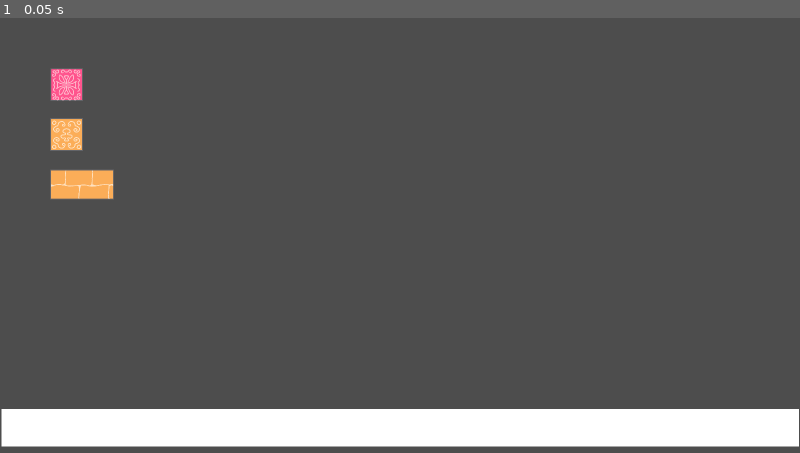
Above: before the commit, frame 1.
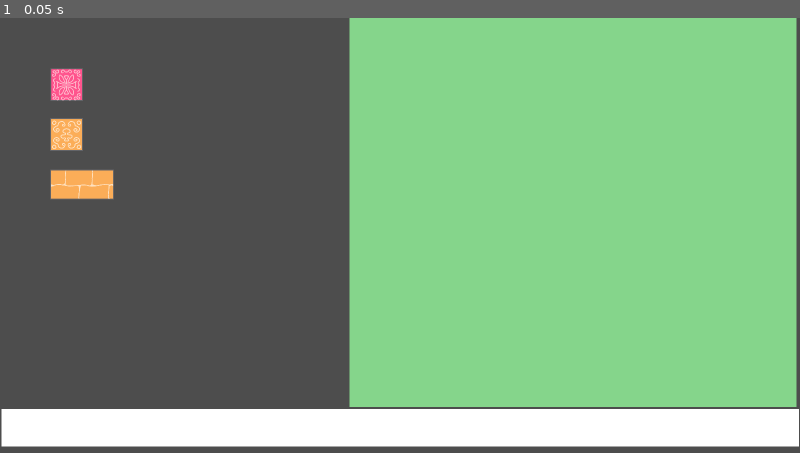
Above: after the commit, the same moment.

Repository: yjin910517/godot-physics-toys
Game: Godot game, scene res://scenes/Main.tscn
The game is run twice, just before and just after one commit, with the same random seed, the same clock (stepped at 60 frames per second) and the same inputs. The project has no main scene, so this scene is started directly.
Inputs:
- Up to frame 1 (0.05 s): no input

The runs differ from the first frame. In frame 1, 50% of the frame differs, in the area x 43-100%, y 0-90%.

Commit message:
set up playground area

Diff:
--- a/scenes/Main.tscn
+++ b/scenes/Main.tscn
@@ -1,6 +1,7 @@
-[gd_scene load_steps=5 format=3 uid="uid://dv4qqoik3ktus"]
+[gd_scene load_steps=6 format=3 uid="uid://dv4qqoik3ktus"]
 
 [ext_resource type="Script" path="res://scripts/main.gd" id="1_k3f3p"]
+[ext_resource type="Script" path="res://scripts/playground.gd" id="2_6v2wy"]
 [ext_resource type="PackedScene" uid="uid://bk7cqf1ypt21e" path="res://scenes/ToyBoxMenu.tscn" id="2_m1mll"]
 [ext_resource type="PackedScene" uid="uid://dsbngp2q5qcl3" path="res://scenes/Ghost.tscn" id="3_udox3"]
 
@@ -11,6 +12,25 @@
 script = ExtResource("1_k3f3p")
 
 [node name="Blocks" type="Node2D" parent="."]
+position = Vector2(699, 0)
+
+[node name="Playground" type="Node2D" parent="."]
+position = Vector2(699, 0)
+script = ExtResource("2_6v2wy")
+metadata/_edit_group_ = true
+
+[node name="BG" type="ColorRect" parent="Playground"]
+offset_right = 894.0
+offset_bottom = 778.0
+color = Color(0.522069, 0.833581, 0.545033, 1)
+
+[node name="Control" type="Control" parent="Playground/BG"]
+layout_mode = 1
+anchors_preset = 15
+anchor_right = 1.0
+anchor_bottom = 1.0
+grow_horizontal = 2
+grow_vertical = 2
 
 [node name="Floor" type="StaticBody2D" parent="."]
 position = Vector2(118, 735)
--- a/scripts/main.gd
+++ b/scripts/main.gd
@@ -1,5 +1,6 @@
 extends Node2D
 
+@onready var playground: Node2D = $Playground
 @onready var blocks_container: Node2D = $Blocks
 @onready var block_menu: ToyBox = $Menu
 @onready var ghost: Ghost = $Ghost
@@ -10,6 +11,8 @@
 
 func _ready():
 	block_menu.connect("block_selected", Callable(self, "_on_block_selected"))
+	playground.connect("is_in_playground", Callable(self, "_on_playground"))
+
 
 	ghost.visible = false
 
@@ -28,7 +31,13 @@
 
 	# update ghost
 	ghost.set_texture(data["icon"])
-	ghost.visible = true
+
+
+func _on_playground(status):
+	if selected_block_id == "":
+		return
+
+	ghost.visible = status
 
 
 func _unhandled_input(event):
--- /dev/null
+++ b/scripts/playground.gd
@@ -0,0 +1,19 @@
+extends Node2D
+
+signal is_in_playground(status: bool)
+
+# @onready var blocks_container: Node2D = $Blocks
+@onready var pg_control: Control = $BG/Control
+
+# Called when the node enters the scene tree for the first time.
+func _ready() -> void:
+	pg_control.connect("mouse_entered", Callable(self, "_on_mouse_entered"))
+	pg_control.connect("mouse_exited", Callable(self, "_on_mouse_exited"))
+
+
+func _on_mouse_entered():
+	emit_signal("is_in_playground", true)
+
+
+func _on_mouse_exited():
+	emit_signal("is_in_playground", false)
